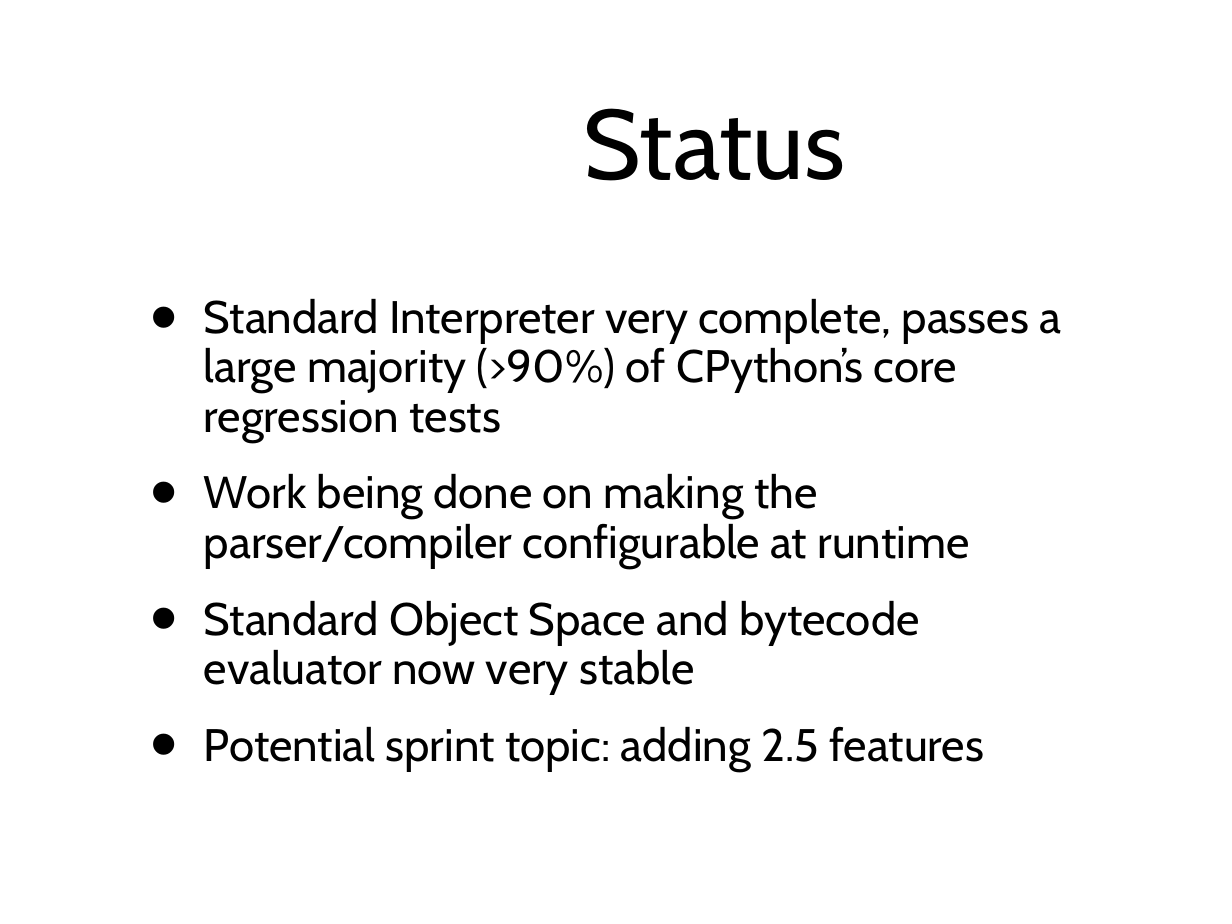
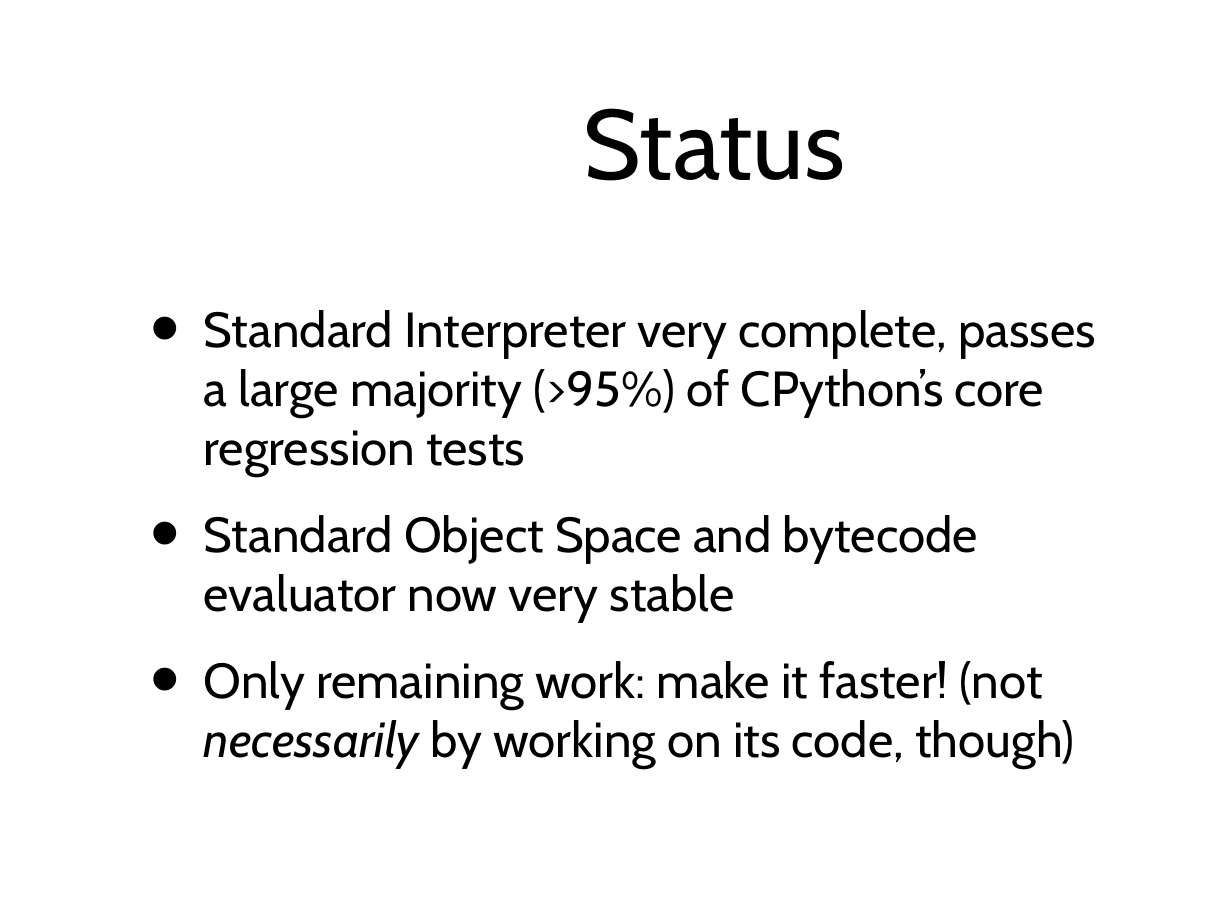
Before and after one commit to wdv4758h/pypy-extradoc, a slide deck: slide 12 of talk/sprint-introduction.ppt (slide 8 before the commit). Drawn at 1232x924 pixels with LibreOffice and Linux fonts; fonts in the diff are those of the drawing; background and template pictures are left out. Boxes give left, top, right and bottom in pixels: in the first picture for what was removed or moved away, otherwise in the second. Text is boxed around its words. In the diff, an @@ line names an element or a change of style, - is before the commit and + after.

Commit message:
(mwh, pedronis) minor updates to the sprint introduction for the Limerick sprint.

```diff
--- a/talk/sprint-introduction.ppt
+++ b/talk/sprint-introduction.ppt
@@ text at <box>204,310,1096,476</box>: text changed; size 29.6 to 32 pt @@
-• Standard Interpreter very complete, passes a large majority (>90%) of CPython’s core regression tests
-• Work being done on making the parser/compiler configurable at runtime
+• Standard Interpreter very complete, passes a large majority (>95%) of CPython’s core regression tests
@@ text at <box>204,515,978,622</box>: size 29.6 to 32 pt in "Standard Object Space and bytecode evaluator now ..."; line spacing 0.9 to 1 @@
@@ text at <box>204,661,1074,768</box>: text changed; size 29.6 to 32 pt @@
-• Potential sprint topic: adding 2.5 features
+• Only remaining work: make it faster! (not necessarily by working on its code, though)
```
Also in this commit, not shown: 10 other slides changed, 10 slides added, 1 slide removed, 28 other files.
